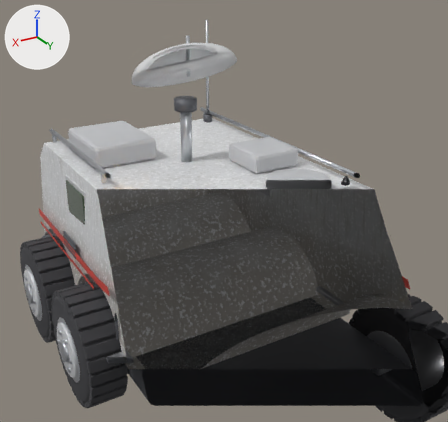
An edit to the glTF model game/models/vehicles/survey_rover_mk2.glb, drawn before and after from the same camera.
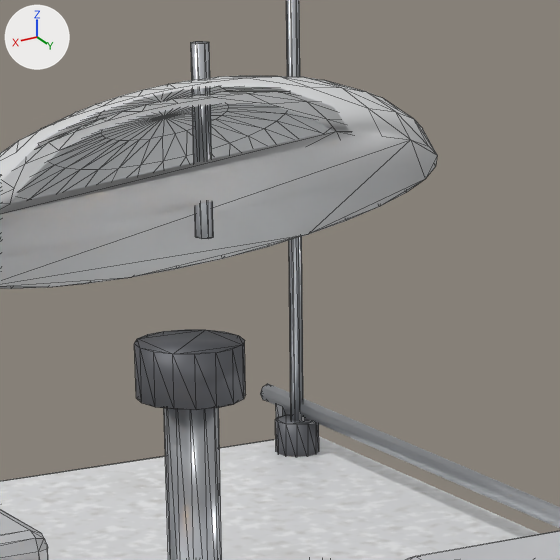
Each version appears first whole from a 50 mm lens placed at (2.95, 5.09, 4.51), pointed at (-0.07, 0.06, 1.99), and next in a close-up on the part from 33% to 59% of the width and 6% to 34% of the height. The lights are fixed; the arrows at upper left show +X, +Y and +Z. The first two pictures are the older version. The close-ups show mesh edges as thin lines. Everything nearer to the camera than a plane just in front of the edit is cut away. Where no turn or scale is listed for an object, it has been applied to the vertices.

Objects in the first close-up: 'Antenna', 'AntennaBase', 'DishBowl', 'DishFeed', 'DishMast', 'DishMount', 'Hull', 'Locker', 'LockerB', 'RoofRail-1' and 1 more.
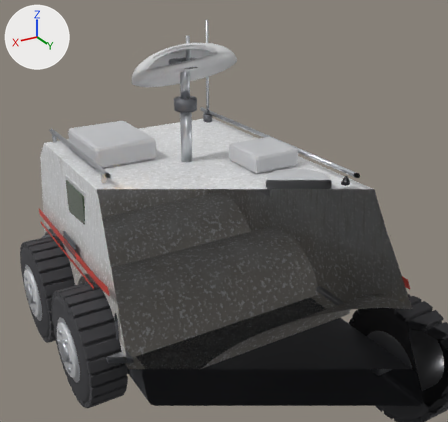
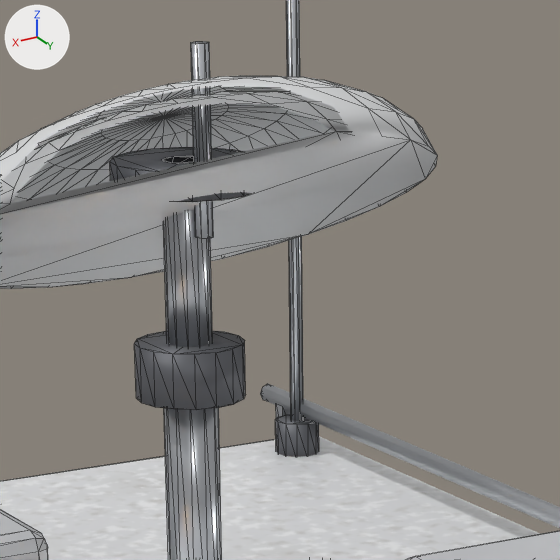
Location of each change, [x1, y1, x2, y2] in pixels of the close-ups (560 x 560 px):
'DishNeck', added
    after: [162, 156, 213, 347]
'DishHub', added
    after: [110, 147, 251, 202]

Edits to the bpy script that builds the scene:
```text
Add me_dishneck:
    me_dishneck.from_pydata(...)  # a 12-sided cylinder along z spanning x -0.05..0.05, y -0.05..0.05, z -0.21..0.21
    me_dishneck.materials.append(mat_steel)  # light grey #c4c7cb
Add me_dishhub:
    me_dishhub.from_pydata(...)  # a 16-sided cylinder along z spanning x -0.16..0.16, y -0.16..0.16, z -0.03..0.03
    me_dishhub.materials.append(mat_chassis)  # dark grey #65676c
Add ob_dishneck:
    ob_dishneck = bpy.data.objects.new('DishNeck', me_dishneck)
    ob_dishneck.location = (0.0, -0.6, 3.22)
Add ob_dishhub:
    ob_dishhub = bpy.data.objects.new('DishHub', me_dishhub)
    ob_dishhub.location = (0.0, -0.6, 3.4)
```
